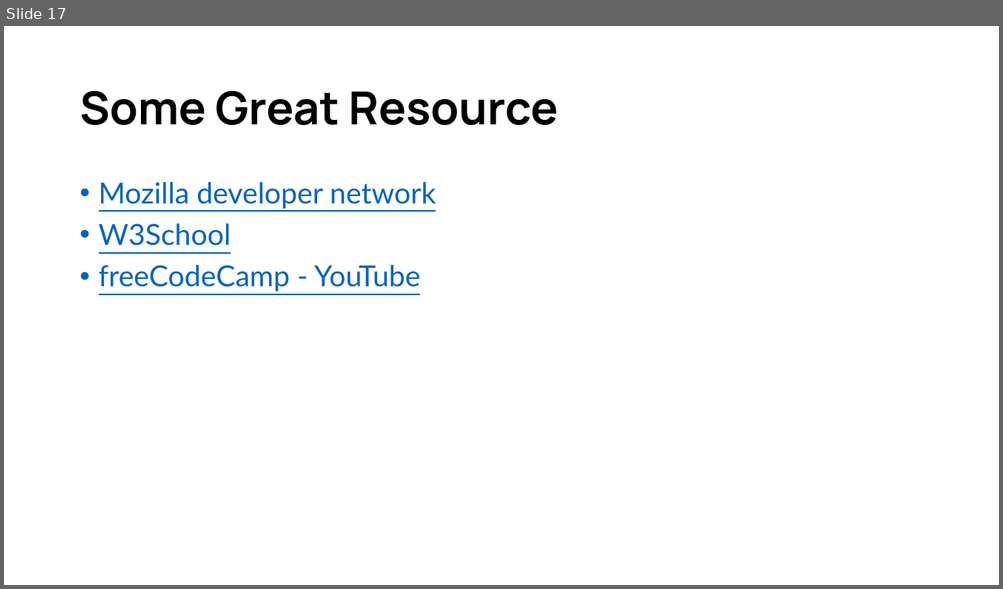
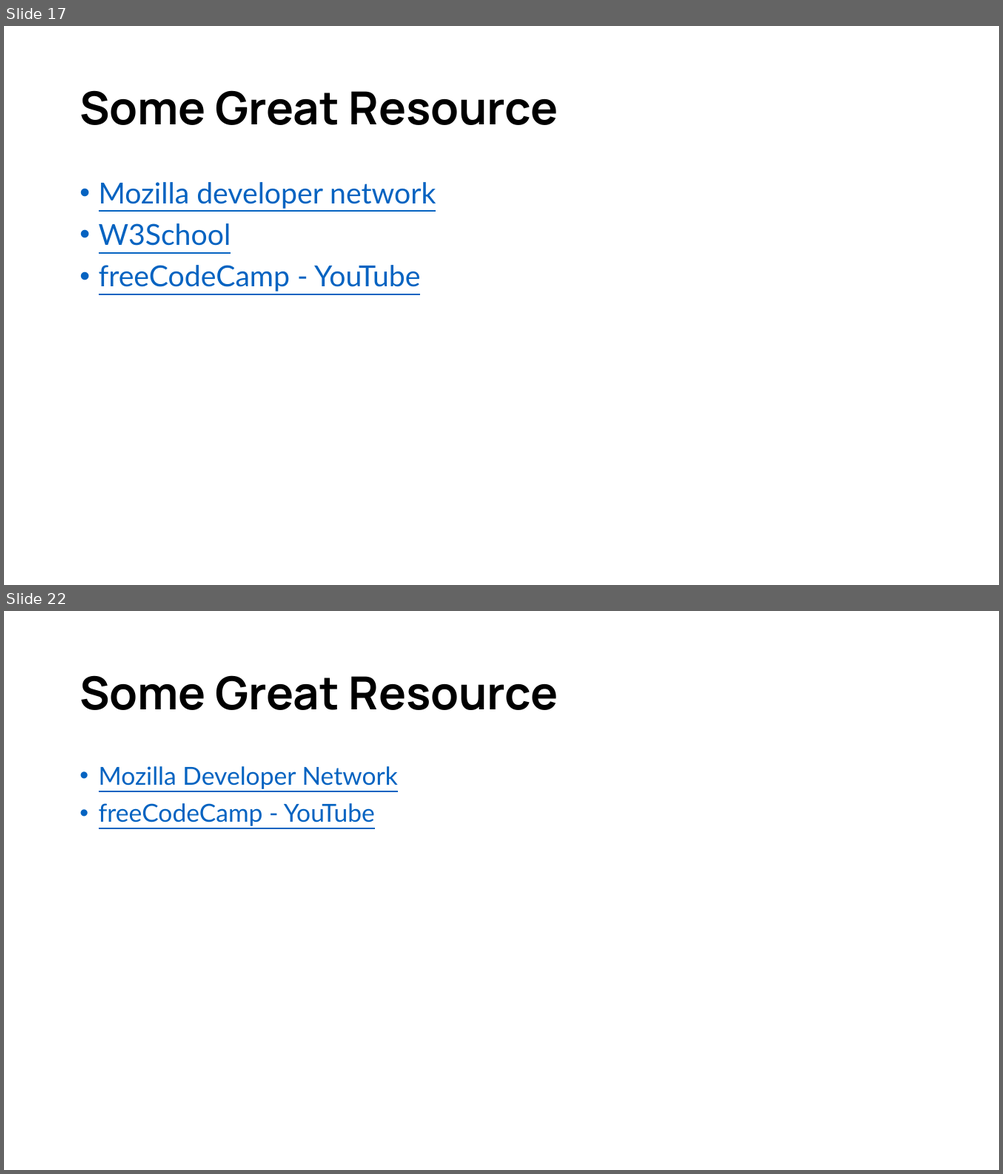
Before and after one commit to d33kshant/webdev-workshop, a slide deck: resources/workshop-presentation.pptx. Shown one above the other, each under a label of ours: slide 17 before the commit, slides 17 and 22 after it; the slides between them are not shown. The pictures are 1003x589 and 1003x1174 pixels, drawn with LibreOffice and Linux fonts; fonts in the diff are those of the drawing. Boxes give left, top, right and bottom in pixels: in the first picture for what was removed or moved away, otherwise in the second. Text is boxed around its words. In the diff, an @@ line names an element or a change of style, - is before the commit and + after.

```diff
--- a/resources/workshop-presentation.pptx
+++ b/resources/workshop-presentation.pptx
@@ slide 22 added at box(4, 611, 999, 1170), background #FFFFFF @@
@@ title added at box(79, 675, 558, 710), 44 pt, text #000000, bold @@
+Some Great Resource
@@ text added at box(99, 766, 398, 826), 24 pt, text #0563C1, underline @@
+• Mozilla Developer Network
+• freeCodeCamp - YouTube
```
Also in this commit, not shown: 9 other slides added.
